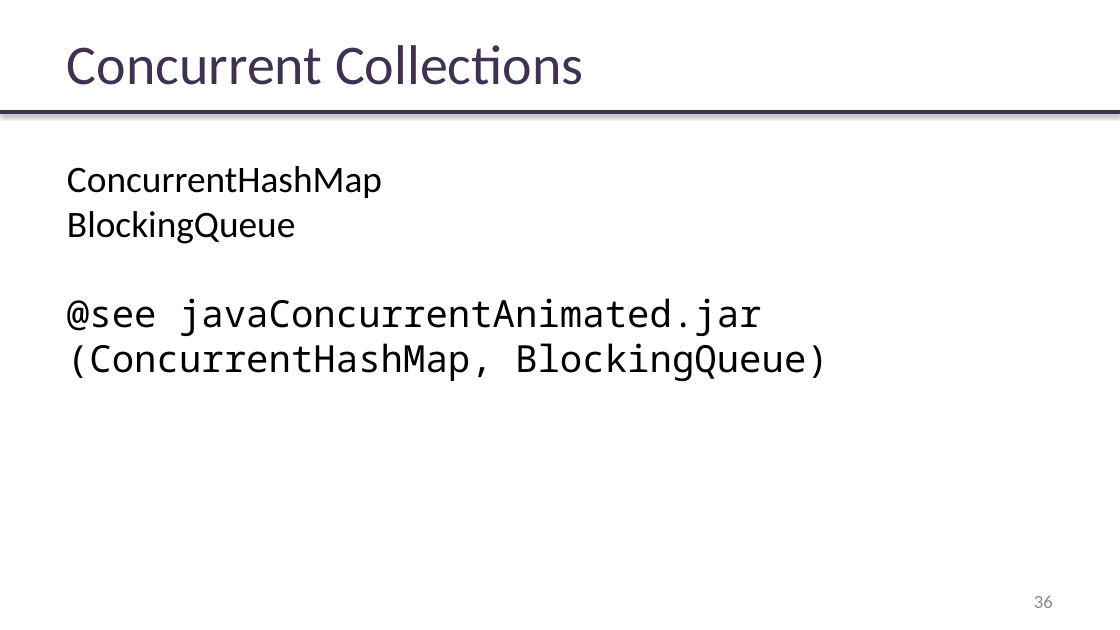
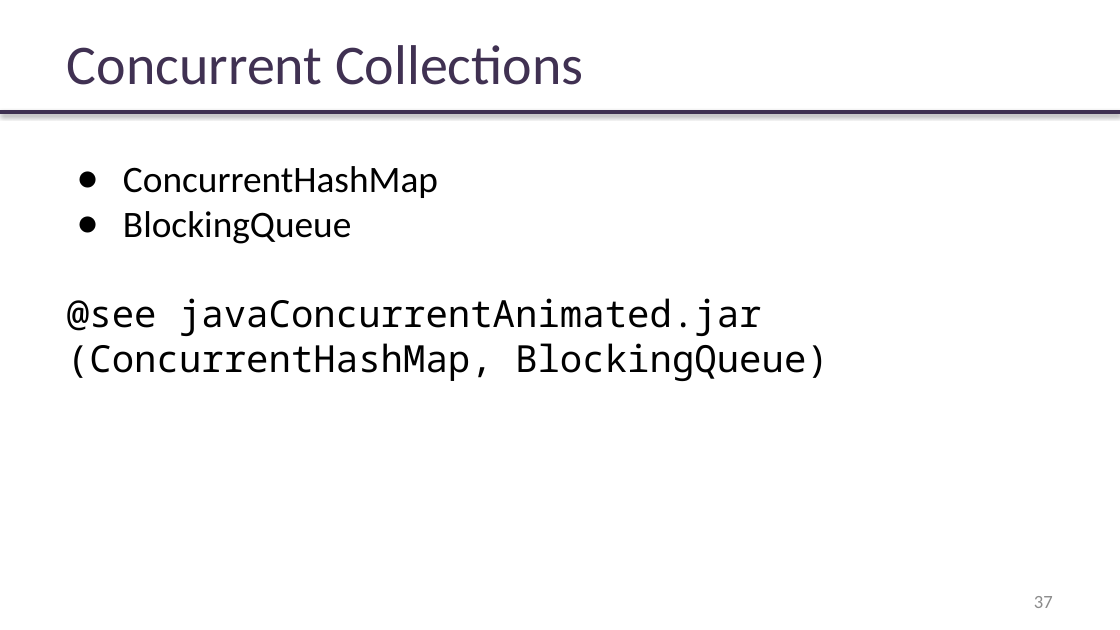
Before and after one commit to rybalkinsd/atom, a slide deck: slide 37 of lecture9/presentations/lecture9.pptx (slide 36 before the commit). Drawn at 1120x630 pixels with LibreOffice and Linux fonts; fonts in the diff are those of the drawing; background and template pictures are left out. Boxes give left, top, right and bottom in pixels: in the first picture for what was removed or moved away, otherwise in the second. Text is boxed around its words. In the diff, an @@ line names an element or a change of style, - is before the commit and + after.

```diff
--- a/lecture9/presentations/lecture9.pptx
+++ b/lecture9/presentations/lecture9.pptx
@@ text at <box>123,166,438,244</box>: bullet none to ● @@
@@ page number at <box>1034,596,1053,608</box>: text changed @@
-36
+37
```
Also in this commit, not shown: 1 slide added, 1 other file.
